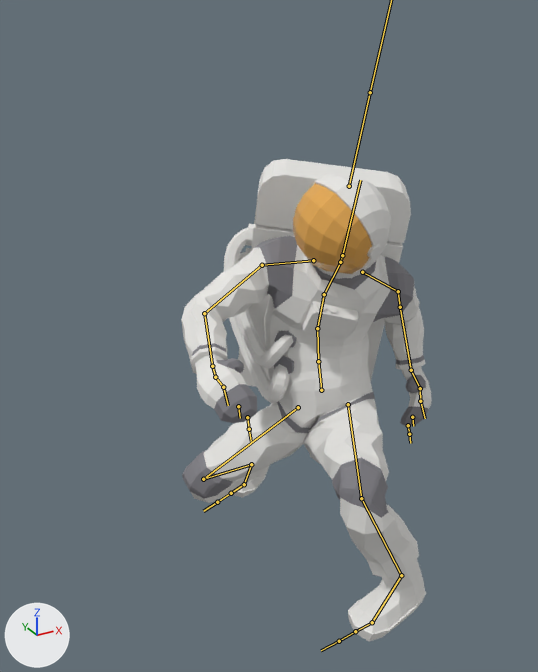
The FBX model src/models/characters/farmer/Running_Turn_180_Granjero2.fbx: old version first, new version second.
Rendered twice from a 50 mm lens placed at (-1.5, -3.15, 2.27), pointed at (-0.07, -0.56, 0.97). The axes (+X, +Y, +Z) are drawn at lower left. The lights are the same throughout. Both versions are drawn at frame 7 of the action 'mixamo.com'; the numbers are the values there. The bones that bend it are drawn over the model as lines.

Objects in the first picture: 'Body', 'Helmet'.
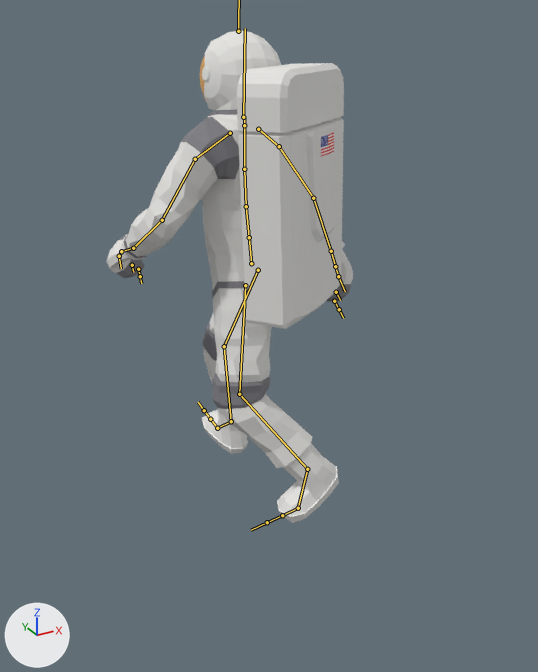
Where the change shows, as pixel boxes [x1, y1, x2, y2] in the pictures (538 x 672 px):
'Body', posed
    before: [181, 159, 432, 641]
    after: [107, 63, 353, 523]
'Helmet', posed
    before: [293, 173, 391, 279]
    after: [200, 30, 281, 111]
bone 'mixamorig:Hips', root to tip
    before: (321, 390) to (318, 361)
    after: (251, 263) to (249, 237)
bone 'mixamorig:Spine', root to tip
    before: (318, 361) to (317, 328)
    after: (249, 237) to (246, 206)
bone 'mixamorig:Spine1', root to tip
    before: (317, 328) to (324, 294)
    after: (246, 206) to (244, 169)
bone 'mixamorig:Spine2', root to tip
    before: (324, 294) to (341, 261)
    after: (244, 169) to (244, 124)
bone 'mixamorig:Neck', root to tip
    before: (340, 262) to (342, 255)
    after: (244, 125) to (244, 117)
bone 'mixamorig:Head', root to tip
    before: (342, 255) to (360, 180)
    after: (243, 117) to (245, 28)
bone 'mixamorig:LeftShoulder', root to tip
    before: (362, 272) to (398, 291)
    after: (230, 133) to (195, 159)
bone 'mixamorig:LeftArm', root to tip
    before: (398, 291) to (400, 307)
    after: (195, 159) to (162, 220)
bone 'mixamorig:LeftForeArm', root to tip
    before: (400, 307) to (411, 370)
    after: (162, 220) to (133, 248)
bone 'mixamorig:LeftHand', root to tip
    before: (411, 370) to (420, 388)
    after: (133, 248) to (121, 251)
bone 'mixamorig:LeftHandIndex1', root to tip
    before: (420, 388) to (420, 401)
    after: (121, 251) to (119, 256)
bone 'mixamorig:LeftHandIndex2', root to tip
    before: (420, 401) to (425, 418)
    after: (119, 256) to (121, 268)
bone 'mixamorig:RightShoulder', root to tip
    before: (313, 260) to (262, 265)
    after: (258, 129) to (279, 146)
bone 'mixamorig:RightArm', root to tip
    before: (262, 265) to (204, 313)
    after: (279, 146) to (313, 198)
bone 'mixamorig:RightForeArm', root to tip
    before: (204, 313) to (212, 366)
    after: (313, 198) to (331, 251)
bone 'mixamorig:RightHand', root to tip
    before: (212, 366) to (215, 377)
    after: (331, 251) to (335, 266)
bone 'mixamorig:RightHandIndex1', root to tip
    before: (215, 377) to (223, 387)
    after: (335, 266) to (338, 276)
bone 'mixamorig:RightHandIndex2', root to tip
    before: (223, 387) to (228, 405)
    after: (338, 276) to (345, 291)
bone 'mixamorig:LeftUpLeg', root to tip
    before: (348, 404) to (361, 498)
    after: (245, 285) to (239, 394)
bone 'mixamorig:LeftLeg', root to tip
    before: (361, 498) to (401, 575)
    after: (239, 394) to (307, 469)
bone 'mixamorig:LeftFoot', root to tip
    before: (401, 575) to (372, 622)
    after: (307, 469) to (298, 508)
bone 'mixamorig:LeftToeBase', root to tip
    before: (372, 622) to (355, 631)
    after: (298, 508) to (282, 515)
bone 'mixamorig:RightUpLeg', root to tip
    before: (298, 407) to (203, 479)
    after: (258, 270) to (224, 346)
bone 'mixamorig:RightLeg', root to tip
    before: (203, 479) to (251, 464)
    after: (224, 346) to (231, 421)
bone 'mixamorig:RightFoot', root to tip
    before: (251, 464) to (244, 484)
    after: (231, 421) to (217, 428)
bone 'mixamorig:RightToeBase', root to tip
    before: (244, 484) to (231, 493)
    after: (217, 428) to (210, 419)

What the commit changed:
Bone 'mixamorig:Hips' (bone_mixamorig_hips) moves from (3.9, -44.9, 79.6) to (1.0, -4.7, 22.1).
Bone 'mixamorig:Hips' (bone_mixamorig_hips) turns from (-21, -37, 11) to (4, -133, 2) degrees about its own x, y and z.
Bone 'mixamorig:Spine' (bone_mixamorig_spine) turns from (7, 3, -5) to (-1, -4, 1) degrees about its own x, y and z.
Bone 'mixamorig:Spine1' (bone_mixamorig_spine1) turns from (15, 6, -9) to (-2, -8, 2) degrees about its own x, y and z.
Bone 'mixamorig:Spine2' (bone_mixamorig_spine2) turns from (15, 6, -9) to (-2, -8, 2) degrees about its own x, y and z.
Bone 'mixamorig:Neck' (bone_mixamorig_neck) turns from (-6, -15, 8) to (0, -4, 1) degrees about its own x, y and z.
Bone 'mixamorig:Head' (bone_mixamorig_head) turns from (9, -36, -3) to (5, -15, 5) degrees about its own x, y and z.
Bone 'mixamorig:LeftShoulder' (bone_mixamorig_leftshoulder) turns from (9, 0, -5) to (16, 4, 17) degrees about its own x, y and z.
Bone 'mixamorig:LeftArm' (bone_mixamorig_leftarm) turns from (36, 8, -26) to (41, -16, 10) degrees about its own x, y and z.
Bone 'mixamorig:LeftForeArm' (bone_mixamorig_leftforearm) turns from (16, -4, 73) to (21, 4, 37) degrees about its own x, y and z.
Bone 'mixamorig:LeftHand' (bone_mixamorig_lefthand) turns from (-18, 9, -2) to (-17, 21, -6) degrees about its own x, y and z.
Bone 'mixamorig:LeftHandIndex1' (bone_mixamorig_lefthandindex1) turns from (-40, 12, 16) to (-33, 12, 22) degrees about its own x, y and z.
Bone 'mixamorig:LeftHandIndex2' (bone_mixamorig_lefthandindex2) turns from (19, 5, -4) to (10, 4, 30) degrees about its own x, y and z.
Bone 'mixamorig:RightShoulder' (bone_mixamorig_rightshoulder) turns from (9, -2, -4) to (16, -3, -4) degrees about its own x, y and z.
Bone 'mixamorig:RightArm' (bone_mixamorig_rightarm) turns from (15, 31, -30) to (38, -1, 35) degrees about its own x, y and z.
Bone 'mixamorig:RightForeArm' (bone_mixamorig_rightforearm) turns from (17, 5, -60) to (20, -7, -12) degrees about its own x, y and z.
Bone 'mixamorig:RightHand' (bone_mixamorig_righthand) turns from (-16, -1, 2) to (-2, -21, 11) degrees about its own x, y and z.
Bone 'mixamorig:RightHandIndex1' (bone_mixamorig_righthandindex1) turns from (-41, -12, -16) to (-30, -2, -6) degrees about its own x, y and z.
Bone 'mixamorig:RightHandIndex2' (bone_mixamorig_righthandindex2) turns from (17, -4, 1) to (13, -1, -13) degrees about its own x, y and z.
Bone 'mixamorig:LeftUpLeg' (bone_mixamorig_leftupleg) turns from (60, -11, -9) to (3, -12, 11) degrees about its own x, y and z.
Bone 'mixamorig:LeftLeg' (bone_mixamorig_leftleg) turns from (-108, 15, -60) to (-40, -15, 7) degrees about its own x, y and z.
Bone 'mixamorig:LeftFoot' (bone_mixamorig_leftfoot) turns from (19, -9, 5) to (0, -17, -15) degrees about its own x, y and z.
Bone 'mixamorig:LeftToeBase' (bone_mixamorig_lefttoebase) turns from (9, -5, -1) to (30, -2, 3) degrees about its own x, y and z.
Bone 'mixamorig:RightUpLeg' (bone_mixamorig_rightupleg) turns from (12, 19, -52) to (27, 9, -1) degrees about its own x, y and z.
Bone 'mixamorig:RightLeg' (bone_mixamorig_rightleg) turns from (-102, 1, 23) to (-23, 31, -19) degrees about its own x, y and z.
Bone 'mixamorig:RightFoot' (bone_mixamorig_rightfoot) turns from (-3, -14, -11) to (-4, 3, 2) degrees about its own x, y and z.
Bone 'mixamorig:RightToeBase' (bone_mixamorig_righttoebase) turns from (64, 38, 8) to (8, 3, -3) degrees about its own x, y and z.
